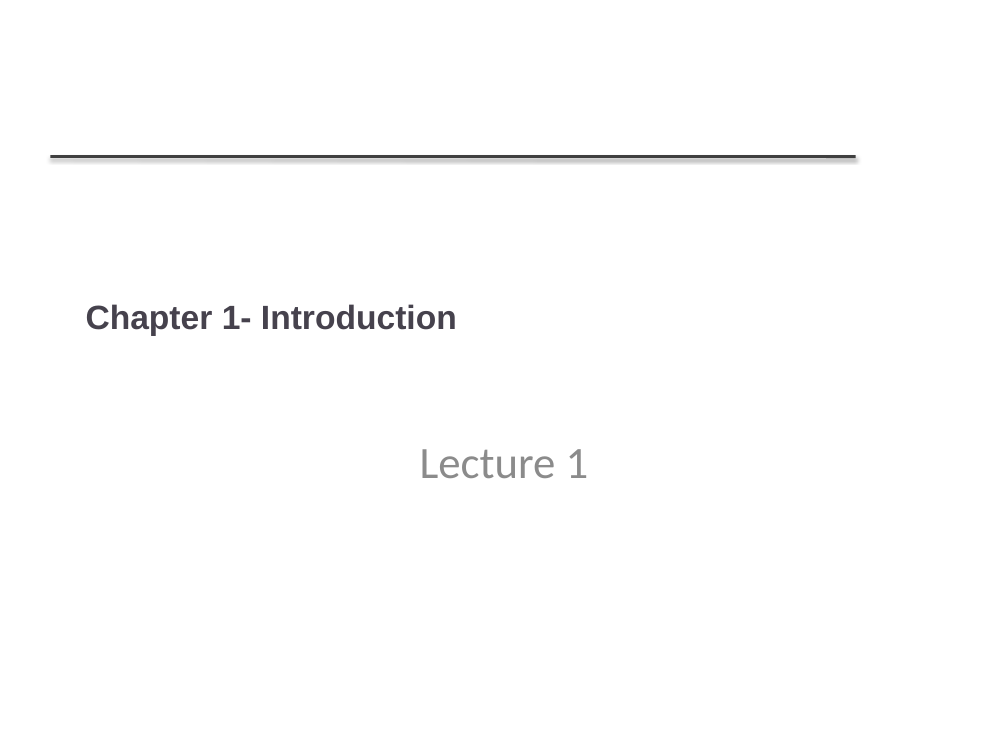
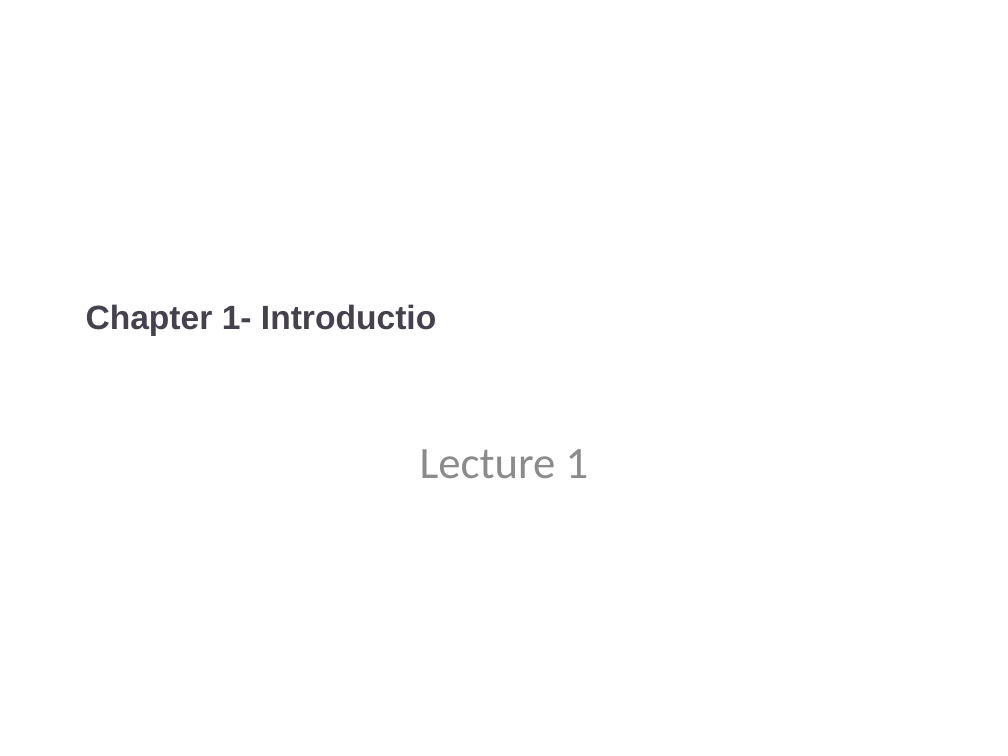
Before and after one commit to GalaxyCyclone/seminarTest, a slide deck: slide 1 of Ch1.pptx. Drawn at 1008x756 pixels with LibreOffice and Linux fonts; fonts in the diff are those of the drawing; background and template pictures are left out. Boxes give left, top, right and bottom in pixels: in the first picture for what was removed or moved away, otherwise in the second. Text is boxed around its words. In the diff, an @@ line names an element or a change of style, - is before the commit and + after.

```diff
--- a/Ch1.pptx
+++ b/Ch1.pptx
@@ line removed from (50, 156) to (856, 156) @@
@@ text at box(86, 304, 436, 336): text changed @@
-Chapter 1- Introduction
+Chapter 1- Introductio
```
Also in this commit, not shown: 3 other slides changed.
